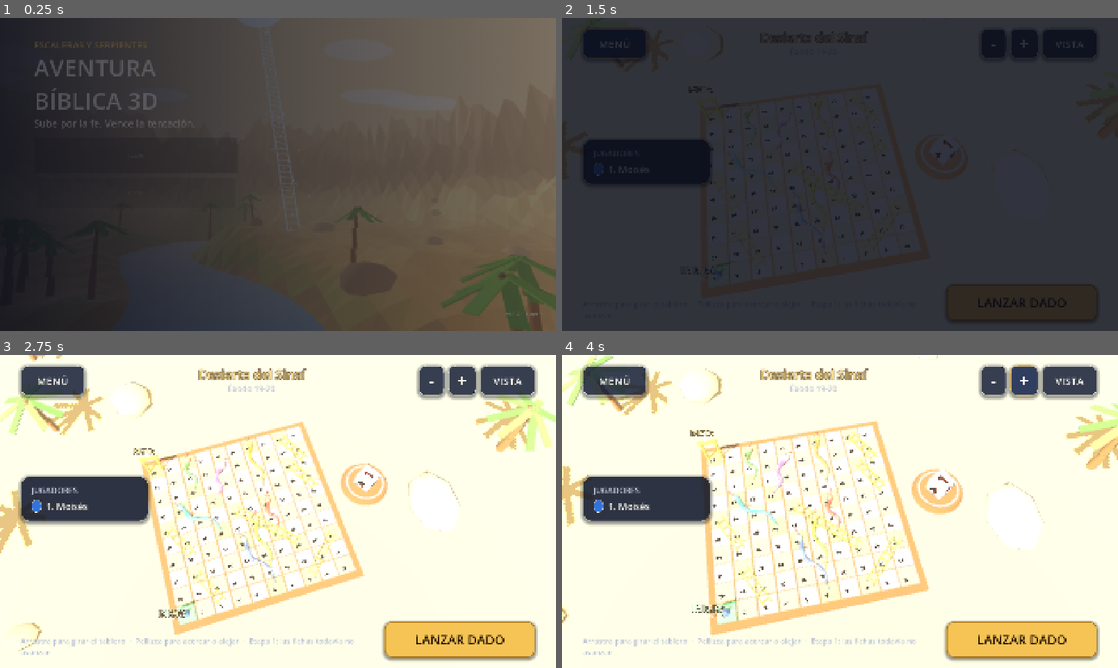
Above: before the commit, frames 1-4 (two rows, left to right).
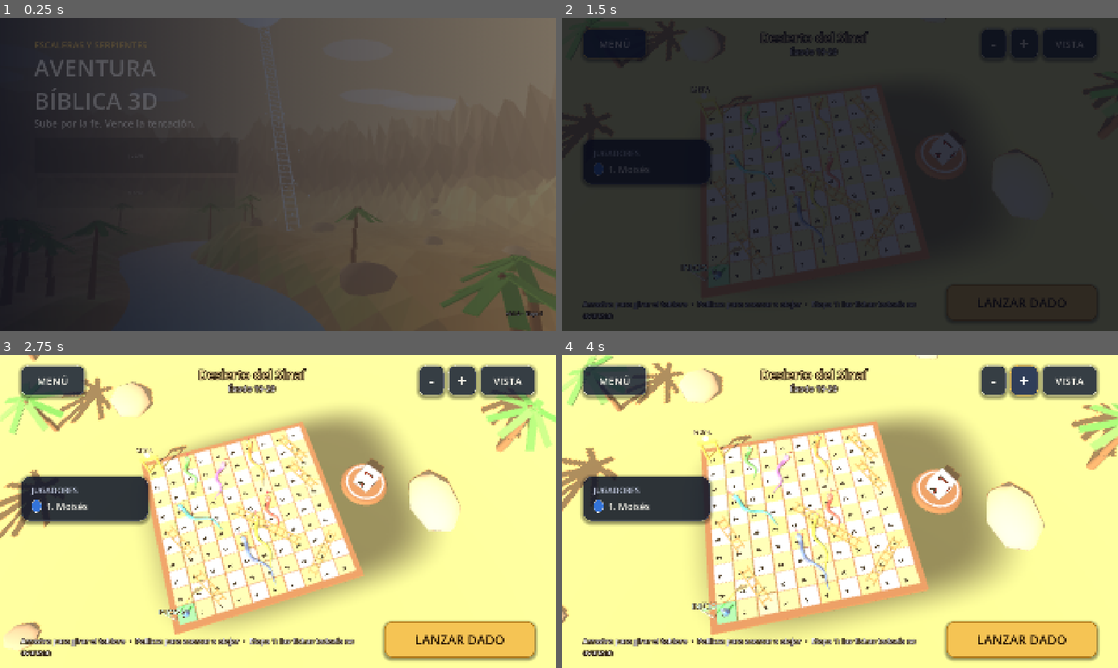
Above: after the commit, the same moments.

Repository: ahiopardini1522-sys/aventura-biblica-3d
Game: Godot game, scene res://scenes/menus/main_menu.tscn
Two runs of this game, one before a commit and one after it. Both use one fixed random seed, a clock stepped at 60 frames per second and the inputs below.
Inputs:
- Up to frame 1 (0.25 s): no input
- Up to frame 2 (1.5 s): click "JUGAR" at 0.5 s; click "MENÚ" at 1.25 s
- Up to frame 3 (2.75 s): click "JUGAR" at 2 s
- Up to frame 4 (4 s): click "-" at 2.75 s; click "+" at 3.5 s

The runs differ from the first frame. In frame 1, less than 0.1% of the frame differs, in the area x 91-98%, y 93-96%; in frame 2, 0.6%; in frame 3, 83%, in the area x 0-100%, y 0-100%; in frame 4, 82%.

Commit message:
Corrige la iluminación del tablero y mejora la legibilidad
- Escena del tablero: menos luz ambiente y sol más bajo para que los colores
  de las casillas no se quemen; suelo algo más oscuro y niebla más suave.
- Sombra suave bajo el tablero y la zona del dado.
- Marcador de inicio más alto y etiquetas flotantes más pequeñas para que no
  se amontonen con las fichas.
- Textos del panel del tablero y versión del menú con contorno legible.
- Vista previa de personajes más grande.
- Prueba de humo: el umbral de referencias res:// pasa a >= 25 (había 50).
- CI: se vuelca el manifiesto del APK y se arranca el juego solo desde el
  paquete exportado.

Co-Authored-By: Claude Sonnet 5.5 <noreply@anthropic.com>
Claude-Session: https://claude.ai/code/session_0152g8UR9SKLXLnsWCB64LQK

Diff:
--- a/scenes/characters/player_token.tscn
+++ b/scenes/characters/player_token.tscn
@@ -45,10 +45,10 @@
 
 [node name="Initial" type="Label3D" parent="Visual"]
 unique_name_in_owner = true
-transform = Transform3D(1, 0, 0, 0, 1, 0, 0, 0, 1, 0, 0.97, 0)
-pixel_size = 0.006
+transform = Transform3D(1, 0, 0, 0, 1, 0, 0, 0, 1, 0, 0.92, 0)
+pixel_size = 0.0045
 billboard = 1
 no_depth_test = true
 font_size = 72
-outline_size = 18
+outline_size = 16
 text = "?"
--- a/scenes/interfaces/board_hud.tscn
+++ b/scenes/interfaces/board_hud.tscn
@@ -50,6 +50,9 @@
 unique_name_in_owner = true
 layout_mode = 2
 theme_type_variation = &"HeadingLabel"
+theme_override_colors/font_color = Color(1, 0.9, 0.62, 1)
+theme_override_colors/font_outline_color = Color(0.12, 0.06, 0.01, 1)
+theme_override_constants/outline_size = 14
 theme_override_font_sizes/font_size = 44
 text = "Mapa"
 horizontal_alignment = 1
@@ -58,6 +61,9 @@
 unique_name_in_owner = true
 layout_mode = 2
 theme_type_variation = &"DimLabel"
+theme_override_colors/font_color = Color(1, 1, 1, 0.95)
+theme_override_colors/font_outline_color = Color(0.12, 0.06, 0.01, 1)
+theme_override_constants/outline_size = 10
 theme_override_font_sizes/font_size = 28
 text = "Referencia"
 horizontal_alignment = 1
@@ -122,6 +128,9 @@
 size_flags_horizontal = 3
 size_flags_vertical = 8
 theme_type_variation = &"DimLabel"
+theme_override_colors/font_color = Color(1, 1, 1, 0.95)
+theme_override_colors/font_outline_color = Color(0.12, 0.06, 0.01, 1)
+theme_override_constants/outline_size = 10
 theme_override_font_sizes/font_size = 26
 text = "Arrastra para girar el tablero  ·  Pellizca para acercar o alejar  ·  Etapa 1: las fichas todavía no avanzan"
 autowrap_mode = 3
@@ -136,6 +145,9 @@
 custom_minimum_size = Vector2(0, 56)
 layout_mode = 2
 theme_type_variation = &"ValueLabel"
+theme_override_colors/font_color = Color(1, 0.9, 0.58, 1)
+theme_override_colors/font_outline_color = Color(0.12, 0.06, 0.01, 1)
+theme_override_constants/outline_size = 12
 horizontal_alignment = 2
 
 [node name="RollButton" type="Button" parent="Margin/Layout/BottomBar/RollBox"]
--- a/scenes/menus/main_menu.tscn
+++ b/scenes/menus/main_menu.tscn
@@ -138,5 +138,8 @@
 grow_horizontal = 0
 grow_vertical = 0
 theme_type_variation = &"DimLabel"
+theme_override_colors/font_color = Color(1, 1, 1, 0.92)
+theme_override_colors/font_outline_color = Color(0.12, 0.06, 0.01, 0.95)
+theme_override_constants/outline_size = 10
 text = "v0.1.0"
 horizontal_alignment = 2
--- a/scripts/maps/board_builder.gd
+++ b/scripts/maps/board_builder.gd
@@ -11,6 +11,7 @@
 const SNAKE_TINT := Color(0.88, 0.36, 0.30)
 const WOOD_COLOR := Color(0.58, 0.38, 0.19)
 const LADDER_WIDTH := 0.44
+const SHADOW_REACH := 1.6
 const SNAKE_COLORS := [
 	Color(0.30, 0.65, 0.30),
 	Color(0.82, 0.50, 0.20),
@@ -36,6 +37,7 @@
 	clear()
 	layout = new_layout
 	_theme = theme_data
+	_build_contact_shadow()
 	_build_frame()
 	_build_tiles()
 	_build_ladders()
@@ -88,6 +90,44 @@
 
 
 # ---------------------------------------------------------------- Marco y casillas
+
+## Sombra suave bajo el tablero y la zona del dado, para que se vean apoyados en el suelo.
+func _build_contact_shadow() -> void:
+	var size: Vector2 = layout.board_size()
+	var reach: float = SHADOW_REACH
+	var plane := PlaneMesh.new()
+	# Cubre el tablero, el marco y la zona del dado (que queda a la derecha).
+	var dice_extra: float = 5.6
+	plane.size = Vector2(size.x + BoardLayout.FRAME_MARGIN * 2.0 + reach * 2.0 + dice_extra,
+			size.y + BoardLayout.FRAME_MARGIN * 2.0 + reach * 2.0)
+	var material := StandardMaterial3D.new()
+	material.shading_mode = BaseMaterial3D.SHADING_MODE_UNSHADED
+	material.transparency = BaseMaterial3D.TRANSPARENCY_ALPHA
+	material.albedo_texture = _soft_shadow_texture()
+	material.albedo_color = Color(0.10, 0.05, 0.02, 0.62)
+	var shadow := MeshInstance3D.new()
+	shadow.name = "ContactShadow"
+	shadow.mesh = plane
+	shadow.material_override = material
+	shadow.cast_shadow = GeometryInstance3D.SHADOW_CASTING_SETTING_OFF
+	# El suelo del entorno tiene su cara superior en y = -0.3; la sombra queda justo encima.
+	shadow.position = Vector3(dice_extra * 0.5, -0.29, 0.0)
+	add_child(shadow)
+
+
+## Textura cuadrada con el centro opaco y los bordes transparentes (esquinas redondeadas).
+func _soft_shadow_texture() -> ImageTexture:
+	var pixels: int = 64
+	var image := Image.create_empty(pixels, pixels, false, Image.FORMAT_RGBA8)
+	for y in pixels:
+		for x in pixels:
+			var u: float = (float(x) + 0.5) / float(pixels) * 2.0 - 1.0
+			var v: float = (float(y) + 0.5) / float(pixels) * 2.0 - 1.0
+			var distance: float = pow(pow(absf(u), 4.0) + pow(absf(v), 4.0), 0.25)
+			var alpha: float = 1.0 - smoothstep(0.62, 1.0, distance)
+			image.set_pixel(x, y, Color(1.0, 1.0, 1.0, alpha))
+	return ImageTexture.create_from_image(image)
+
 
 func _build_frame() -> void:
 	var size: Vector2 = layout.board_size()
@@ -346,14 +386,14 @@
 	var pole_mesh := CylinderMesh.new()
 	pole_mesh.top_radius = 0.04
 	pole_mesh.bottom_radius = 0.05
-	pole_mesh.height = 1.7
+	pole_mesh.height = 2.1
 	pole_mesh.radial_segments = 8
 	pole_mesh.rings = 1
 	var pole := MeshInstance3D.new()
 	pole.name = "Pole"
 	pole.mesh = pole_mesh
 	pole.material_override = _material("pole", Color(0.85, 0.82, 0.74), 0.5)
-	pole.position = Vector3(0.0, 0.85, 0.0)
+	pole.position = Vector3(0.0, 1.05, 0.0)
 	root.add_child(pole)
 
 	var flag_mesh := BoxMesh.new()
@@ -362,10 +402,10 @@
 	flag.name = "Flag"
 	flag.mesh = flag_mesh
 	flag.material_override = _material("flag", START_COLOR, 0.7)
-	flag.position = Vector3(0.33, 1.5, 0.0)
+	flag.position = Vector3(0.33, 1.85, 0.0)
 	root.add_child(flag)
 
-	root.add_child(_make_billboard("INICIO", Vector3(0.3, 2.05, 0.0), Color(0.80, 1.0, 0.82)))
+	root.add_child(_make_billboard("INICIO", Vector3(0.3, 2.5, 0.0), Color(0.80, 1.0, 0.82)))
 
 
 func _build_goal_marker() -> void:
@@ -458,7 +498,7 @@
 	label.name = "Label"
 	label.text = text
 	label.font_size = 64
-	label.pixel_size = 0.0075
+	label.pixel_size = 0.0058
 	label.outline_size = 16
 	label.outline_modulate = Color(0.12, 0.07, 0.02, 0.95)
 	label.modulate = color
--- a/scripts/maps/map_environment.gd
+++ b/scripts/maps/map_environment.gd
@@ -7,6 +7,12 @@
 const GROUND_Y := -0.4
 const PROP_MIN_RADIUS := 11.0
 const PROP_MAX_RADIUS := 46.0
+# Luz de la escena del tablero. El sol y la luz ambiente se suman sobre las superficies
+# horizontales; si la suma pasa de 1.2 aproximadamente, los colores claros se queman.
+const SUN_ENERGY := 0.95
+const AMBIENT_ENERGY := 0.5
+const FOG_DENSITY := 0.003
+const GROUND_DARKEN := 0.18
 
 @onready var _world_env: WorldEnvironment = %WorldEnvironment
 @onready var _sun: DirectionalLight3D = %Sun
@@ -15,9 +21,11 @@
 
 
 func _ready() -> void:
-	# El sol queda alto, a la izquierda y delante de la cámara.
-	var sun_in_sky: Vector3 = Vector3(-0.5, 0.85, 0.45).normalized()
+	# El sol queda alto, a la izquierda y delante de la cámara. No es cenital para que
+	# las escaleras, las serpientes y las fichas proyecten una sombra visible.
+	var sun_in_sky: Vector3 = Vector3(-0.55, 0.62, 0.5).normalized()
 	_sun.transform = Transform3D(Basis.looking_at(-sun_in_sky, Vector3.UP), Vector3.ZERO)
+	_sun.light_energy = SUN_ENERGY
 	_sun.shadow_enabled = SettingsManager.shadows_enabled()
 	_ground.position = Vector3(0.0, GROUND_Y, 0.0)
 
@@ -30,9 +38,11 @@
 	var ground: Color = _color(theme_data, "ground", Color(0.80, 0.64, 0.40))
 	var ambient: Color = _color(theme_data, "ambient", Color(1.0, 0.94, 0.84))
 	var fog: Color = _color(theme_data, "fog", Color(0.95, 0.84, 0.64))
-	_world_env.environment = EnvFactory.create(sky_top, sky_horizon, ground, ambient, fog, 0.004, 1.0)
+	_world_env.environment = EnvFactory.create(sky_top, sky_horizon, ground, ambient, fog,
+			FOG_DENSITY, AMBIENT_ENERGY)
 	_sun.light_color = _color(theme_data, "sun", Color(1.0, 0.95, 0.82))
-	_ground.material_override = MeshFactory.material(ground, 1.0)
+	# El suelo es algo más oscuro que las casillas para que el tablero destaque.
+	_ground.material_override = MeshFactory.material(ground.darkened(GROUND_DARKEN), 1.0)
 	_build_props(theme_data, ground, seed_value, keep_out)
 
 
--- a/scripts/players/character_preview.gd
+++ b/scripts/players/character_preview.gd
@@ -12,7 +12,7 @@
 
 
 func _ready() -> void:
-	_camera.look_at_from_position(Vector3(0.0, 1.0, 3.3), Vector3(0.0, 0.62, 0.0))
+	_camera.look_at_from_position(Vector3(0.0, 0.95, 2.8), Vector3(0.0, 0.66, 0.0))
 	_light.look_at_from_position(Vector3(2.0, 3.0, 2.5), Vector3.ZERO)
 
 
--- a/tools/smoke_test.gd
+++ b/tools/smoke_test.gd
@@ -213,7 +213,7 @@
 				checked += 1
 				if not (FileAccess.file_exists(reference) or DirAccess.dir_exists_absolute(reference)):
 					missing.append("%s -> %s" % [path, reference])
-	_check(checked > 50, "se revisaron las referencias res:// (%d)" % checked)
+	_check(checked >= 25, "se revisaron las referencias res:// (%d)" % checked)
 	_check(missing.is_empty(), "no hay referencias a archivos inexistentes %s" % str(missing))
 
 
